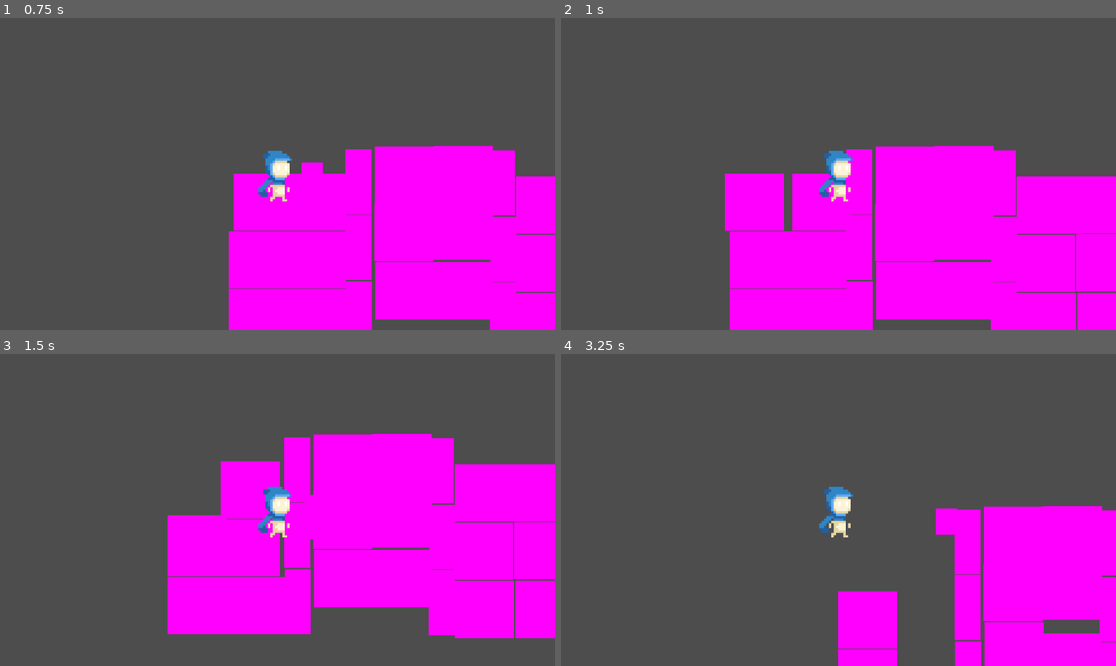
Above: before the commit, frames 1-4 (two rows, left to right).
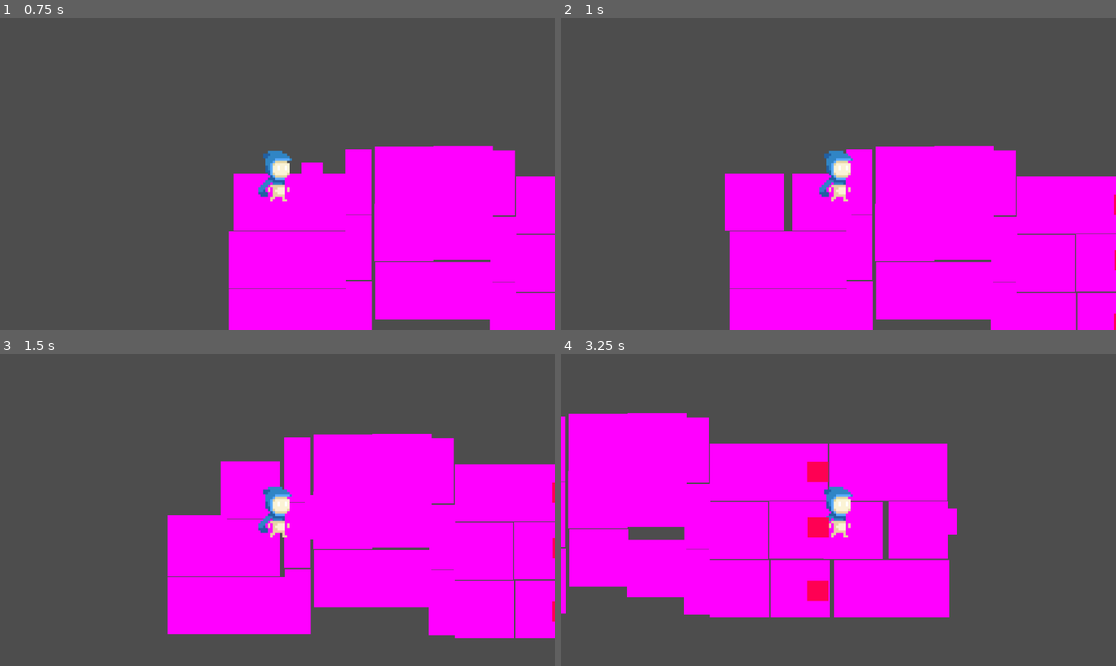
Above: after the commit, the same moments.

Repository: MD-Hamza/ClusterFall
Game: Godot game, scene res://States/PlayState.tscn
The game is run twice, just before and just after one commit, with the same random seed, the same clock (stepped at 60 frames per second) and the same inputs. This scene is started directly instead of the project's main scene.
Inputs (mouse positions are in pixels of both pictures, inside the frame that each line leads up to):
- Up to frame 1 (0.75 s): tap Enter at 0.5 s; move the mouse to (399, 158) at 0.52 s; hold D (ui_right) from 0.53 s (still down); click (399, 158) at 0.6 s
- Up to frame 2 (1 s): keep holding D (ui_right)
- Up to frame 3 (1.5 s): move the mouse to (166, 525) at 1.27 s; release D (ui_right) at 1.28 s; hold S (ui_down) from 1.28 s (still down); right-click (166, 525) at 1.35 s
- Up to frame 4 (3.25 s): move the mouse to (894, 441) at 2.02 s; release S (ui_down) at 2.03 s; hold D (ui_right) 2.03-2.78 s; click (894, 441) at 2.1 s; move the mouse to (810, 572) at 2.77 s; hold W (ui_up) from 2.78 s (still down); right-click (810, 572) at 2.85 s

Frame 1 is identical in both runs. In frame 2, less than 0.1% of the frame differs, in the area x 99-100%, y 56-100%; in frame 3, 0.1%; in frame 4, 52%, in the area x 0-100%, y 18-100%.

Commit message:
Changed obstacle placement

Diff:
--- a/Obstacle/Obstacle.tscn
+++ b/Obstacle/Obstacle.tscn
@@ -5,18 +5,19 @@
 [sub_resource type="PlaceholderTexture2D" id="PlaceholderTexture2D_v2kmh"]
 
 [sub_resource type="RectangleShape2D" id="RectangleShape2D_gvr5s"]
-size = Vector2(39, 33)
+size = Vector2(36, 33)
 
 [node name="Obstacle" type="Area2D"]
 script = ExtResource("1_sb5qo")
 
 [node name="Sprite2D" type="Sprite2D" parent="."]
+modulate = Color(1, 0.204245, 0.323442, 1)
 position = Vector2(22, 22)
 scale = Vector2(43.75, 41.75)
 texture = SubResource("PlaceholderTexture2D_v2kmh")
 
 [node name="CollisionShape2D" type="CollisionShape2D" parent="."]
-position = Vector2(23.5, 22.5)
+position = Vector2(22, 22.5)
 shape = SubResource("RectangleShape2D_gvr5s")
 
 [connection signal="body_entered" from="." to="." method="_on_body_entered"]
--- a/States/PlayState.tscn
+++ b/States/PlayState.tscn
@@ -19,11 +19,6 @@
 position = Vector2(0, 240)
 
 [node name="Spawner" parent="." instance=ExtResource("3_6tjg1")]
-
-[node name="Obstacles" type="Node2D" parent="."]
-
-[node name="Obstacle" parent="Obstacles" instance=ExtResource("5_yvm6h")]
-position = Vector2(592, 180)
 
 [node name="Walls" parent="." instance=ExtResource("6_iws00")]
 position = Vector2(268, 17)
@@ -88,13 +83,6 @@
 [node name="Tile16" parent="." instance=ExtResource("2_84226")]
 position = Vector2(594, 127)
 
-[node name="Player" parent="." groups=["Player"] instance=ExtResource("1_0guaw")]
-
-[node name="Camera2D" type="Camera2D" parent="Player"]
-
-[node name="Obstacle" parent="." instance=ExtResource("5_yvm6h")]
-position = Vector2(840, 180)
-
 [node name="Tile19" parent="." instance=ExtResource("2_84226")]
 position = Vector2(966, 6)
 
@@ -112,3 +100,18 @@
 
 [node name="Tile24" parent="." instance=ExtResource("2_84226")]
 position = Vector2(842, 127)
+
+[node name="Player" parent="." groups=["Player"] instance=ExtResource("1_0guaw")]
+
+[node name="Camera2D" type="Camera2D" parent="Player"]
+
+[node name="Obstacles" type="Node2D" parent="."]
+
+[node name="Obstacle" parent="Obstacles" instance=ExtResource("5_yvm6h")]
+position = Vector2(798, 157)
+
+[node name="Obstacle2" parent="Obstacles" instance=ExtResource("5_yvm6h")]
+position = Vector2(797, 289)
+
+[node name="Obstacle3" parent="Obstacles" instance=ExtResource("5_yvm6h")]
+position = Vector2(797, 42)
